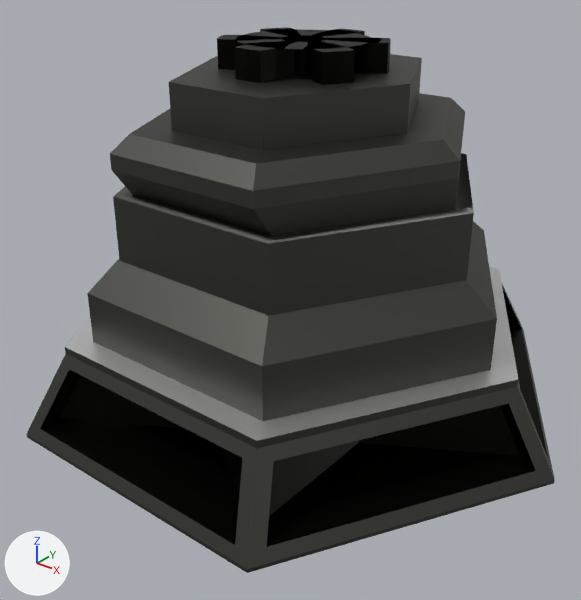
The FBX model Assets/Resources/Meshes/AssemblerGround3.fbx: old version first, new version second.
Rendered twice from a 50 mm camera at (10.137, -5.843, 1.035) aimed at (9.038, -4.469, 0.183). Arrows for +X, +Y and +Z are at lower left; the lights stay in place. Where no turn or scale is listed for an object, it has been applied to the vertices. Vertices at the same position are counted once.

Script lines for the objects in view, before the commit:
```python
me_cube_017 = bpy.data.meshes.new('Cube.017')
me_cube_017.from_pydata(...)  # 244 vertices, 254 faces; spans x -0.693..0.693, y -0.614..0.614, z 0.0..0.867
# faces by material slot: [248, 6]
me_cube_017.materials.append(mat_unitframematerial)  # picture img_paletteunits_png
me_cube_017.materials.append(mat_playercolor)  # white #e7e7e7
ob_assembler1_002 = bpy.data.objects.new('Assembler1.002', me_cube_017)
ob_assembler1_002.location = (9.014, -4.388, -0.088)
```
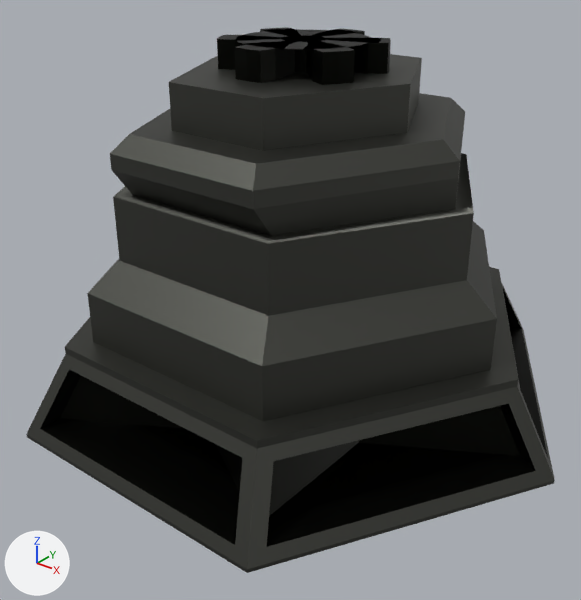
The newer file is also turned or shifted as a whole; pictures and numbers use the older file's frame.

Boxes (x1, y1, x2, y2) around the edits, measured in the pictures (581 x 600 px):
part 1 of me_cube_017, recoloured (grey to black)
    both: (65, 267, 518, 441)

Patch to the scene script:
```diff
--- a/Assets/Resources/Meshes/AssemblerGround3.fbx.py
+++ b/Assets/Resources/Meshes/AssemblerGround3.fbx.py
@@ me_cube_017 @@
 me_cube_017.from_pydata(...)  # 244 vertices, 254 faces; spans x -0.693..0.693, y -0.614..0.614, z 0.0..0.867
 # used by ob_assembler1_002; location = (9.014, -4.388, -0.088)
+# me_cube_017 part 1: all 6 faces that had it switch from mat_playercolor (white #e7e7e7) to mat_unitframematerial (picture img_paletteunits_png)
```
